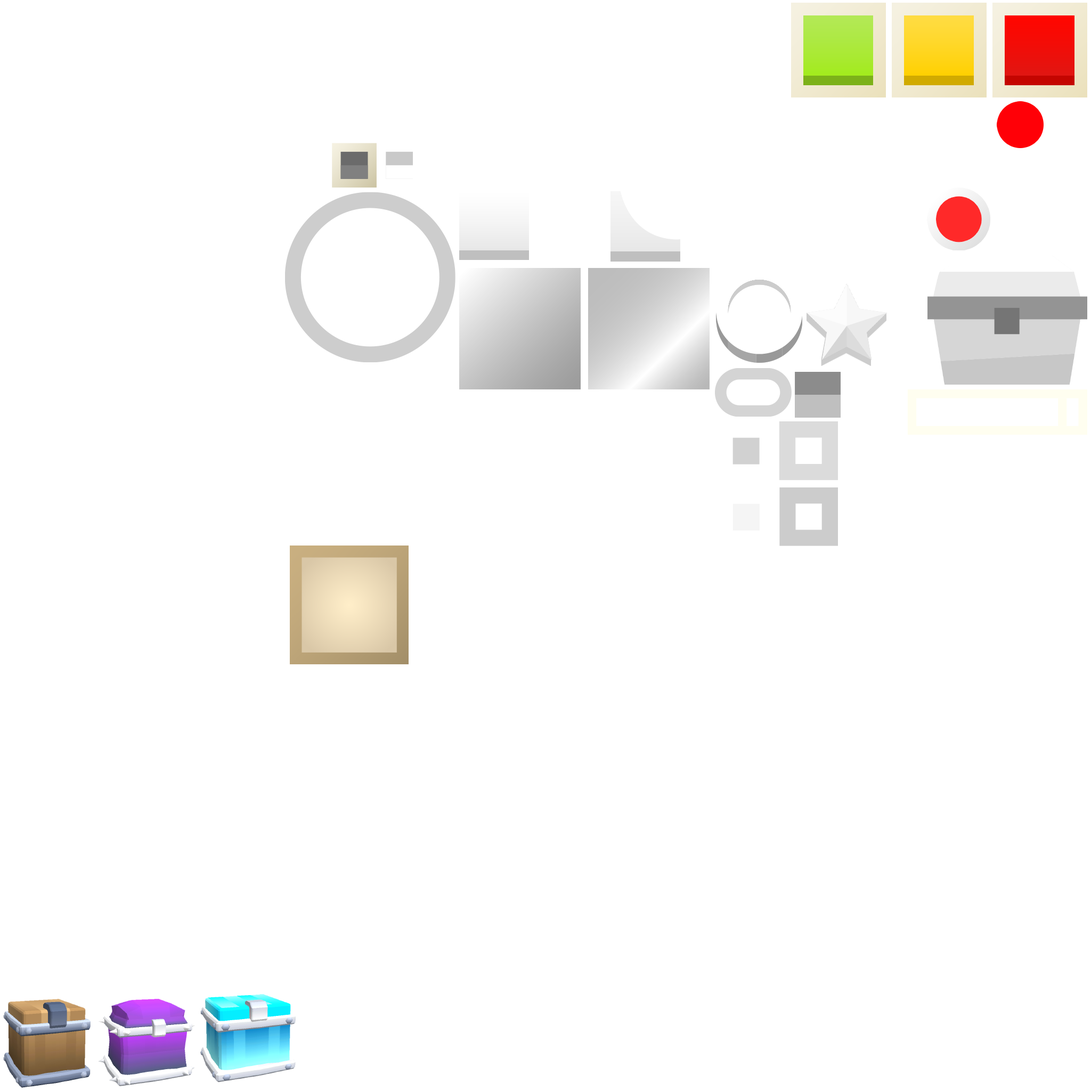
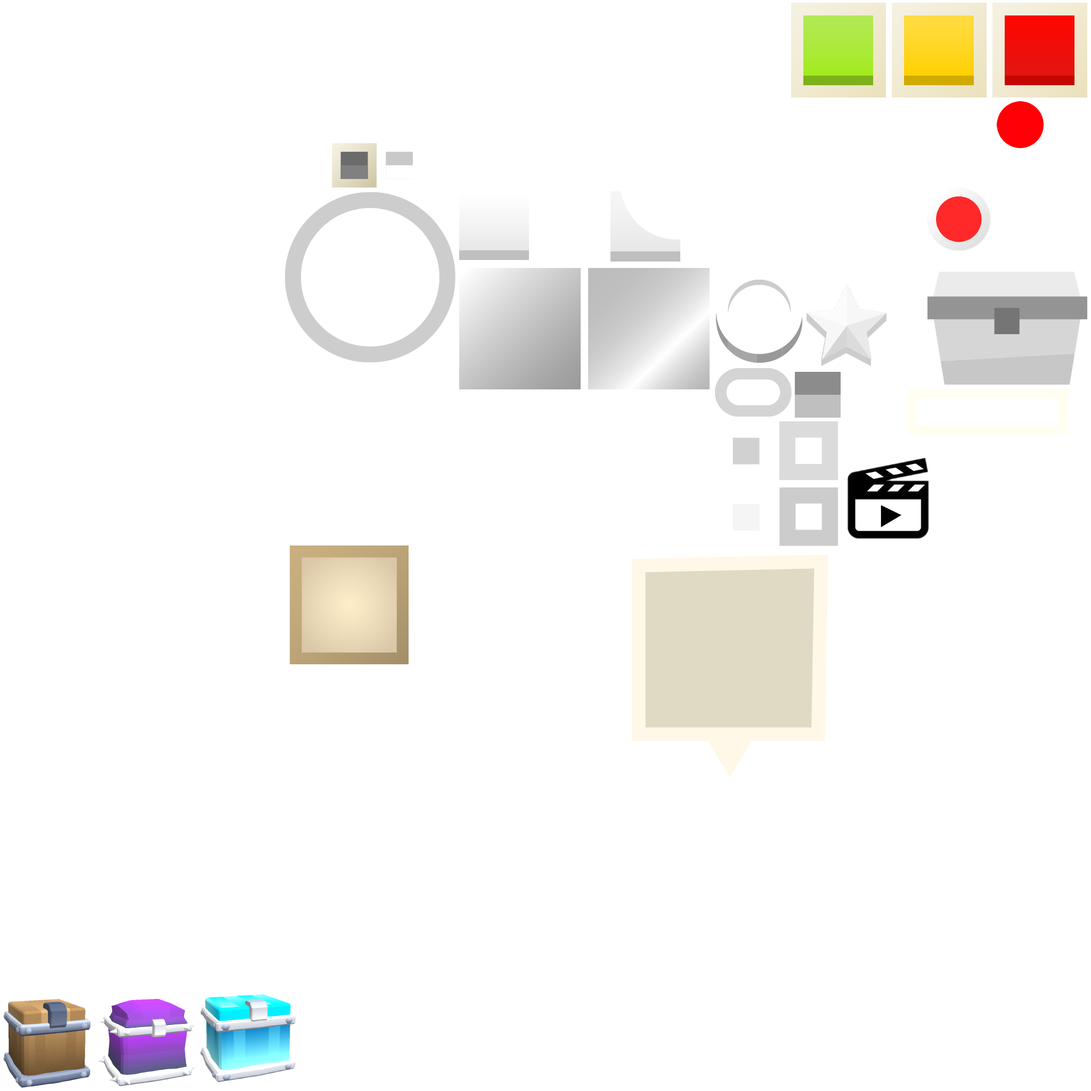
Layers edited between the first and the second 1091x1091 image:
added layer "Layer 53" above "Layer 47" over [847, 457, 930, 540]
painted on "Layer 47" over [1048, 389, 1088, 435]
added layer "Layer 51" above "Layer 49" over [632, 554, 829, 778]
